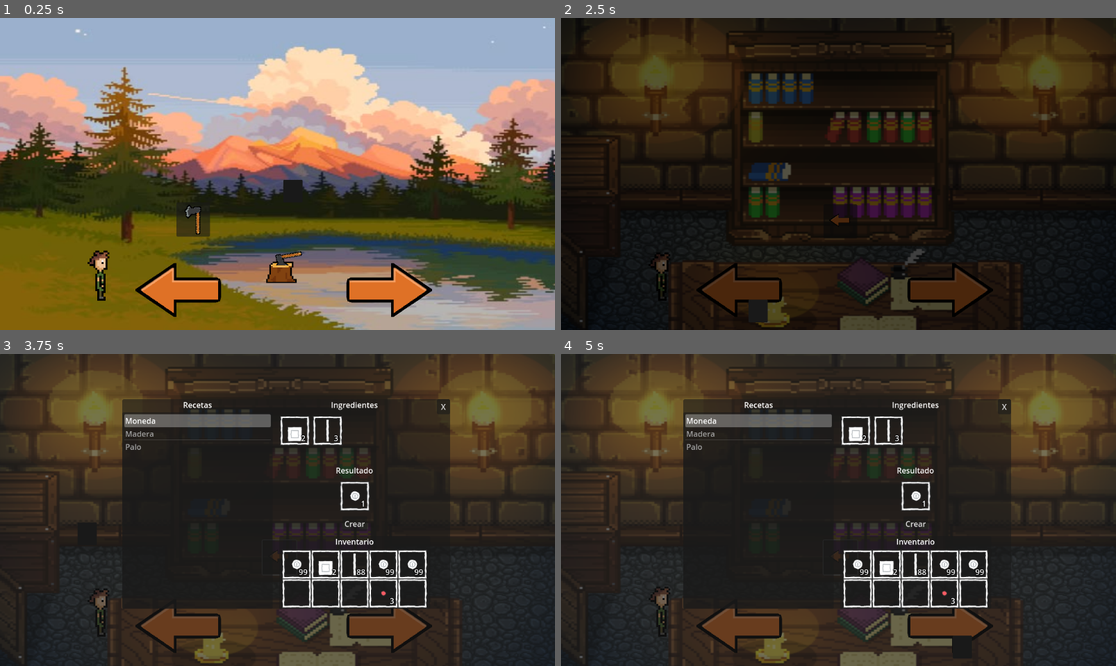
Above: before the commit, frames 1-4 (two rows, left to right).
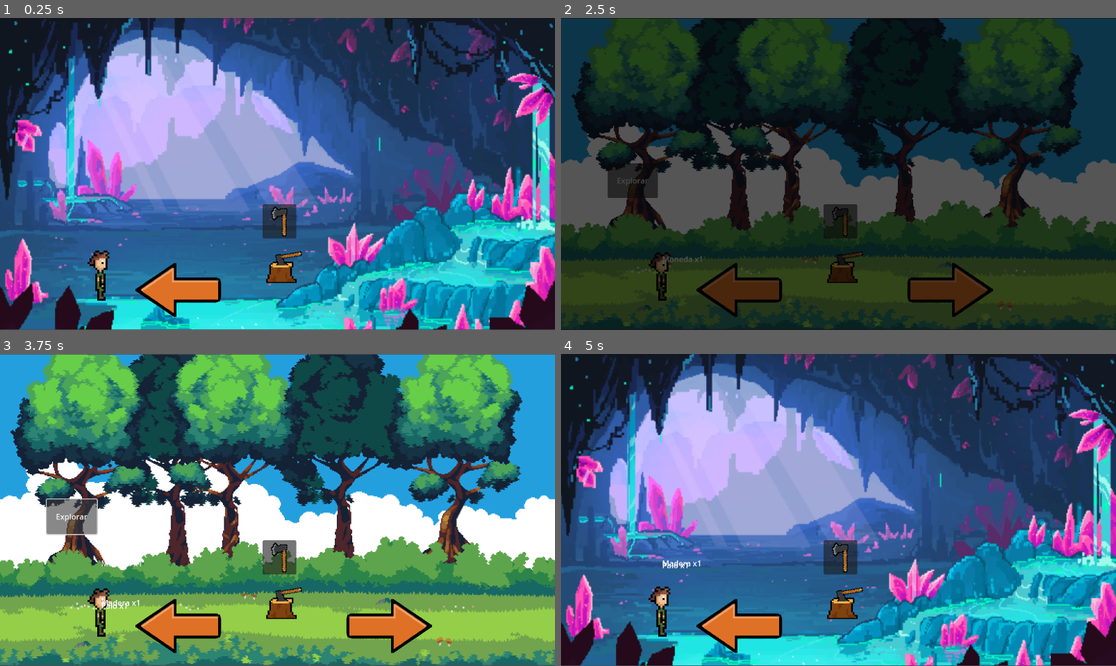
Above: after the commit, the same moments.

Repository: jcamloz/LittleSurvival
Game: Godot game, scene res://Scenes/Game.tscn
Two runs of this game, one before a commit and one after it. Both use one fixed random seed, a clock stepped at 60 frames per second and the inputs below.
Inputs (mouse positions are in pixels of both pictures, inside the frame that each line leads up to):
- Up to frame 1 (0.25 s): no input
- Up to frame 2 (2.5 s): click (755, 220) at 0.52 s; click (838, 220) at 1.27 s; click (744, 292) at 2 s
- Up to frame 3 (3.75 s): click (277, 556) at 2.77 s; click (72, 516) at 3.5 s, where only the run after the commit has a clickable "Explorar"
- Up to frame 4 (5 s): click (949, 628) at 4.25 s

The runs differ from the first frame. In frame 1, 97% of the frame differs, in the area x 0-100%, y 0-100%; in frame 2, 78%; in frame 3, 98%; in frame 4, 98%.

Commit message:
Label sobre el player indicando el item obtenido añadido al juego. Ahora puedes comer haciendo doble clic sobre un alimento, solo si el jugadorno está saciado o su salud es inferior al máximo. Las flechas de desplazamiento ahora desaparecen cuando no puedes moverte más a la derecha o a la izquierda

Diff:
--- /dev/null
+++ b/Scenes/Floating_label.tscn
@@ -0,0 +1,8 @@
+[gd_scene load_steps=2 format=3 uid="uid://ckicpasob2rhq"]
+
+[ext_resource type="Script" uid="uid://b7o1apjrphfd5" path="res://Scripts/FloatingLabel.gd" id="1_qokvv"]
+
+[node name="FloatingLabel" type="Label"]
+offset_right = 40.0
+offset_bottom = 23.0
+script = ExtResource("1_qokvv")
--- a/Scenes/inv_slot.tscn
+++ b/Scenes/inv_slot.tscn
@@ -35,6 +35,7 @@
 horizontal_alignment = 2
 
 [node name="HoverPopUp" parent="." instance=ExtResource("3_526q6")]
+visible = false
 
 [connection signal="mouse_entered" from="." to="." method="_on_mouse_entered"]
 [connection signal="mouse_exited" from="." to="." method="_on_mouse_exited"]
--- /dev/null
+++ b/Scripts/FloatingLabel.gd
@@ -0,0 +1,19 @@
+class_name FloatingLabel extends Label
+
+@export var float_distance: float = 100.0
+@export var float_duration: float = 1.5
+@export var fade_out: bool = true
+
+func _ready():
+	var tween = get_tree().create_tween()
+
+	# Mover de abajo hacia arriba
+	tween.tween_property(self, "position:y", position.y - float_distance, float_duration)
+
+	# Desvanecer
+	if fade_out:
+		modulate.a = 1.0
+		tween.tween_property(self, "modulate:a", 0.0, float_duration)
+
+	# Cuando termine, destruir
+	tween.tween_callback(queue_free)
--- a/Scripts/Hover_pop_up.gd
+++ b/Scripts/Hover_pop_up.gd
@@ -8,10 +8,6 @@
 	labelTitle.text = title
 	labelDesc.text = desc
 	visible = true
-	if title == "":
-		labelTitle.visible = false
-	if desc == "":
-		labelDesc.visible = false
 
 func hide_info():
 	visible = false
--- a/Scripts/InventorySlot.gd
+++ b/Scripts/InventorySlot.gd
@@ -130,7 +130,10 @@
 		if current_time - last_click_time <= DOUBLE_CLICK_MAX_DELAY:
 			#Si la casilla clickeada tiene un item Food, lo usa y gasta
 			if !tile_data.is_empty() && tile_data.item is Food:
-				Player.eat(tile_data.item as Food)
-				tile_data.amount -=1
+				if Player.hunger < 100 || Player.life < 100:
+					Player.eat(tile_data.item as Food)
+					tile_data.amount -=1
+					print(Player.life)
+					print(Player.hunger)
 		#Asigno al último click hecho el valor de tiempo actual
 		last_click_time = current_time
--- a/Scripts/Player.gd
+++ b/Scripts/Player.gd
@@ -35,8 +35,14 @@
 	set(value):
 		life = clamp(value, 0, 100)
 
-var energy: int = 100
-var hunger: int = 90
+var energy: int = 100:
+	set(value):
+		energy = clamp(value, 0, 100)
+var hunger: int = 95:
+	set(value):
+			hunger = clamp(value, 0, 100)
+#Todos los stats están preparados con clamp para no bajar de 0 ni superar 100
+
 
 #Envía la señal de cambio de visibilidad del menu con el valor 2 a verdadero si hay contenido extra
 #Eso significa que se accedió al menú extra desde otra fuente que no es la tecla "I" (abrir inventario)
@@ -60,8 +66,10 @@
 	"pickaxe" : 1
 }
 
+#Aumenta la cantidad de salud y saciedad de la comida que se ha comido
 func eat(food : Food):
 	life += food.heal
+	hunger += food.hunger_recovery
 
 #Método que mejora una de las herramientas
 func upgrade_tool(tool_name: String):
@@ -71,6 +79,9 @@
 	else:
 		push_warning("Intentaste mejorar una herramienta que no existe: %s" % tool_name)
 
+func generate_floating_text(text : String):
+	assignedPlayer.generate_floating_text(text)
+
 func _process(delta):
 	if Input.is_action_just_pressed("inventory") && !extraOpen:
 		invOpen = not invOpen
--- a/Scripts/Player_canvas.gd
+++ b/Scripts/Player_canvas.gd
@@ -6,6 +6,8 @@
 @onready var menuBackground = $MenuCanvas/MenuBackground
 @onready var extraContent = $MenuCanvas/MenuBackground/ExtraContent
 @onready var inventory = $MenuCanvas/MenuBackground/Inventory
+
+var label_scene = preload("res://Scenes/Floating_label.tscn")
 
 #Enlazo la señal "menuVisibleChange" con la función "_on_menu_background_change"
 func _ready():
@@ -31,3 +33,8 @@
 func clear_extra_content():
 	for child in extraContent.get_children():
 		child.queue_free()
+
+func generate_floating_text(text : String):
+	var label = label_scene.instantiate()
+	label.text = text
+	add_child(label)
--- a/Scripts/ScenarioScripts/ScenarioController3.gd
+++ b/Scripts/ScenarioScripts/ScenarioController3.gd
@@ -2,6 +2,8 @@
 
 @export var lootTable : LootTable
 @onready var fishingAnimation = $FishingAnimation
+
+var gainedAmount = 0
 
 func _on_fish_button_pressed(tool_name : String):
 	if Player.invOpen == false:
@@ -13,4 +15,7 @@
 			if loot == null:
 				print("No debiera ocurrir, pero no te ha tocado nada...")
 			#End Debug Info
-			Player.inventory.add_item(loot.item, randi_range(1, loot.amount))
+			gainedAmount = randi_range(1, loot.amount)
+			Player.inventory.add_item(loot.item, gainedAmount)
+
+			Player.generate_floating_text(loot.item.name + " x" + str(gainedAmount))
--- a/Scripts/ScenarioScripts/ScenarioController4.gd
+++ b/Scripts/ScenarioScripts/ScenarioController4.gd
@@ -2,14 +2,19 @@
 
 @export var lootTable : LootTable
 @onready var chopAnimation = $ChopAnimation
+@onready var wood = preload("res://Resources/Items/Madera.tres")
+
+var gainedAmount = 0
 
 func _on_axe_button_pressed(tool_name : String):
 	if Player.invOpen == false:
 		if !chopAnimation.is_playing():
-			print("Pressed | ", Player.tool_levels.has(tool_name))
+			print("Pressed")
 			chopAnimation.play("Chop")
 			await chopAnimation.animation_finished
-			Player.inventory.add_item(preload("res://Resources/Items/Madera.tres"), randi_range(1, (3*Player.tool_levels.get(tool_name))))
+			gainedAmount = randi_range(1, (3*Player.tool_levels.get(tool_name)))
+			Player.inventory.add_item(wood, gainedAmount)
+			Player.generate_floating_text(wood.name + " x" + str(gainedAmount))
 
 func _on_explore_button_pressed():
 	if Player.invOpen == false:
@@ -18,4 +23,7 @@
 		if loot == null:
 			print("No debiera ocurrir, pero no te ha tocado nada...")
 		#End Debug Info
-		Player.inventory.add_item(loot.item, randi_range(1, loot.amount))
+		gainedAmount = randi_range(1, loot.amount)
+		Player.inventory.add_item(loot.item, gainedAmount)
+
+		Player.generate_floating_text(loot.item.name + " x" + str(gainedAmount))
--- a/Scripts/ScenarioScripts/ScenarioController5.gd
+++ b/Scripts/ScenarioScripts/ScenarioController5.gd
@@ -2,6 +2,8 @@
 
 @export var lootTable : LootTable
 @onready var mineAnimation = $MineAnimation
+
+var gainedAmount = 0
 
 func _on_mine_button_pressed(tool_name : String):
 	if Player.invOpen == false:
@@ -13,4 +15,6 @@
 			if loot == null:
 				print("No debiera ocurrir, pero no te ha tocado nada...")
 			#End Debug Info
-			Player.inventory.add_item(loot.item, randi_range(1, loot.amount))
+			gainedAmount = randi_range(1, loot.amount)
+			Player.inventory.add_item(loot.item, gainedAmount)
+			Player.generate_floating_text(loot.item.name + " x" + str(gainedAmount))
--- a/Scripts/game.gd
+++ b/Scripts/game.gd
@@ -2,9 +2,12 @@
 
 #Referencias al ScenarioContainer
 @onready var scenario_container = $ScenarioContainer
+@onready var left_arrow = $LeftArrow
+@onready var right_arrow = $RightArrow
+
 
 #Indice del escenario actual y array con los diferentes escenarios
-var current_index = 1
+var current_index = 3
 var scenarios = [
 	"res://Scenes/Scenarios/Scenario_0.tscn",
 	"res://Scenes/Scenarios/Scenario_3.tscn",
@@ -26,6 +29,7 @@
 	if scene is PackedScene:
 		var scene_instance = scene.instantiate()
 		scenario_container.add_child(scene_instance)
+		check_arrow_button_enabled()
 	else:
 		print("Error: no se pudo cargar el escenario en el índice ", index)
 
@@ -52,3 +56,16 @@
 		TransitionScreen.transition()
 		await TransitionScreen.on_transition_finished
 		load_scenario(current_index)
+
+#Comprueba si los botones de las flechas pueden visualizarse y usarse
+#Estarán habilitadas si puedes desplazarte más a la derecha o a la izquierda
+func check_arrow_button_enabled():
+	if current_index + 1 > scenarios.size()-1:
+		right_arrow.visible = false
+	else:
+		right_arrow.visible = true
+
+	if current_index - 1 < 0:
+		left_arrow.visible = false
+	else:
+		left_arrow.visible = true
Not shown, added: Scripts/FloatingLabel.gd.uid
